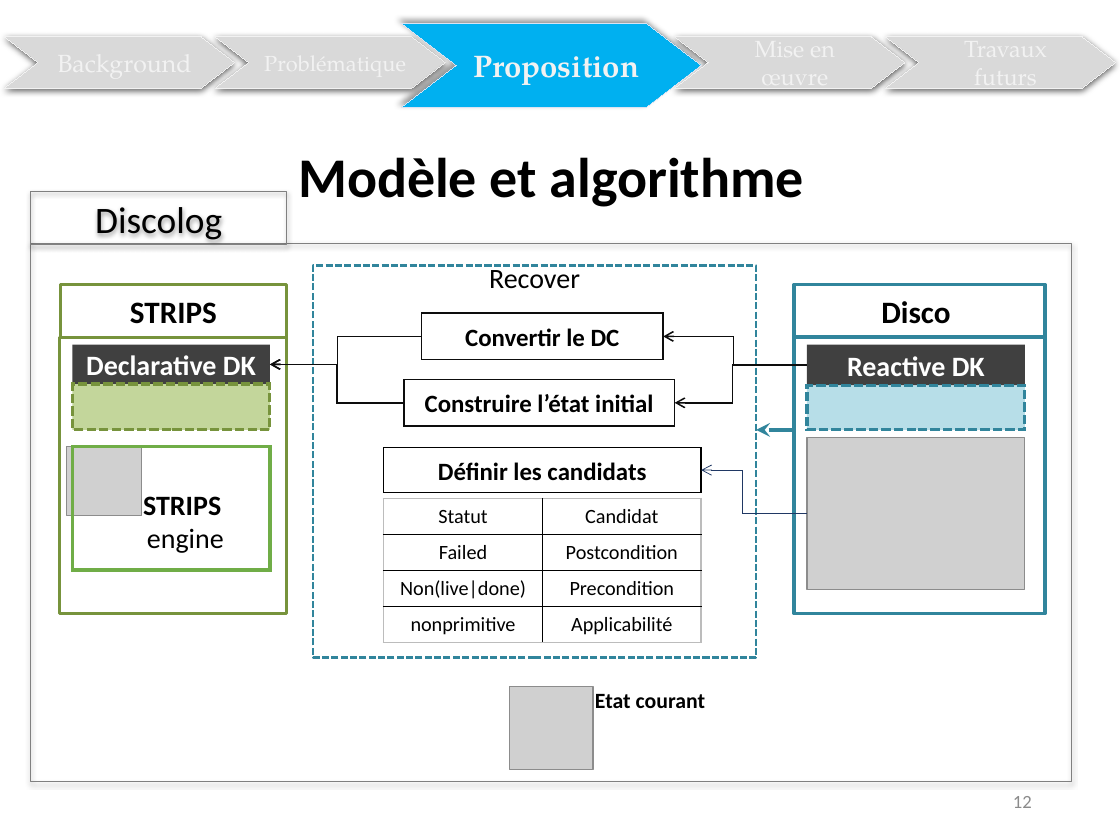
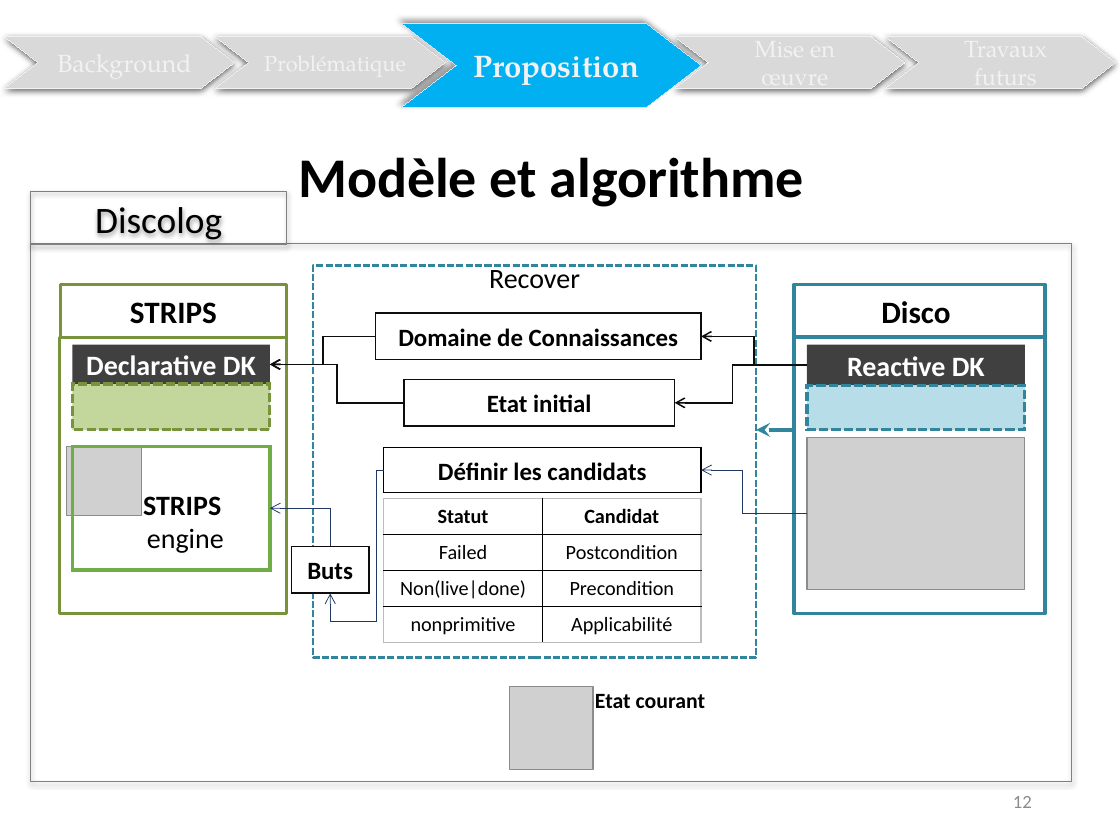
Before and after one commit to Olydia/Discolog, a slide deck: slide 27 of discolog/Rapport/Presentation_dauphine.pptx. Drawn at 1120x840 pixels with LibreOffice and Linux fonts; fonts in the diff are those of the drawing; grey boxes stand for pictures. Boxes give left, top, right and bottom in pixels: in the first picture for what was removed or moved away, otherwise in the second. Text is boxed around its words. In the diff, an @@ line names an element or a change of style, - is before the commit and + after.

```diff
--- a/discolog/Rapport/Presentation_dauphine.pptx
+++ b/discolog/Rapport/Presentation_dauphine.pptx
@@ rectangle "Domaine de Connaissances": place and size @@
-rectangle "Domaine de Connaissances" at [421,312,663,360]
+rectangle "Domaine de Connaissances" at [375,312,701,360]
@@ text in rectangle at [398,328,679,347]: text changed @@
-Convertir le DC
+Domaine de Connaissances
@@ elbow arrow moved from (421, 336) - (270, 364) to (375, 336) - (270, 364) @@
@@ elbow arrow moved from (806, 365) - (663, 336) to (806, 365) - (701, 336) @@
@@ text in rectangle at [487,394,591,412]: text changed @@
-Construire l’état initial
+Etat initial
@@ elbow arrow added from (384, 470) to (330, 594), #203864 0.5 pt @@
@@ elbow arrow added from (330, 547) to (270, 508), #203864 0.5 pt @@
@@ table at [384,498,702,641] @@
@@ bold on in "Statut", "Candidat" @@
@@ rectangle added at [291,547,368,594], fill #FFFFFF, outline #0D0D0D 1 pt, 16 pt, text #000000, bold @@
+Buts
```
Also in this commit, not shown: 25 other slides changed, 2 slides added, 7 other files.
